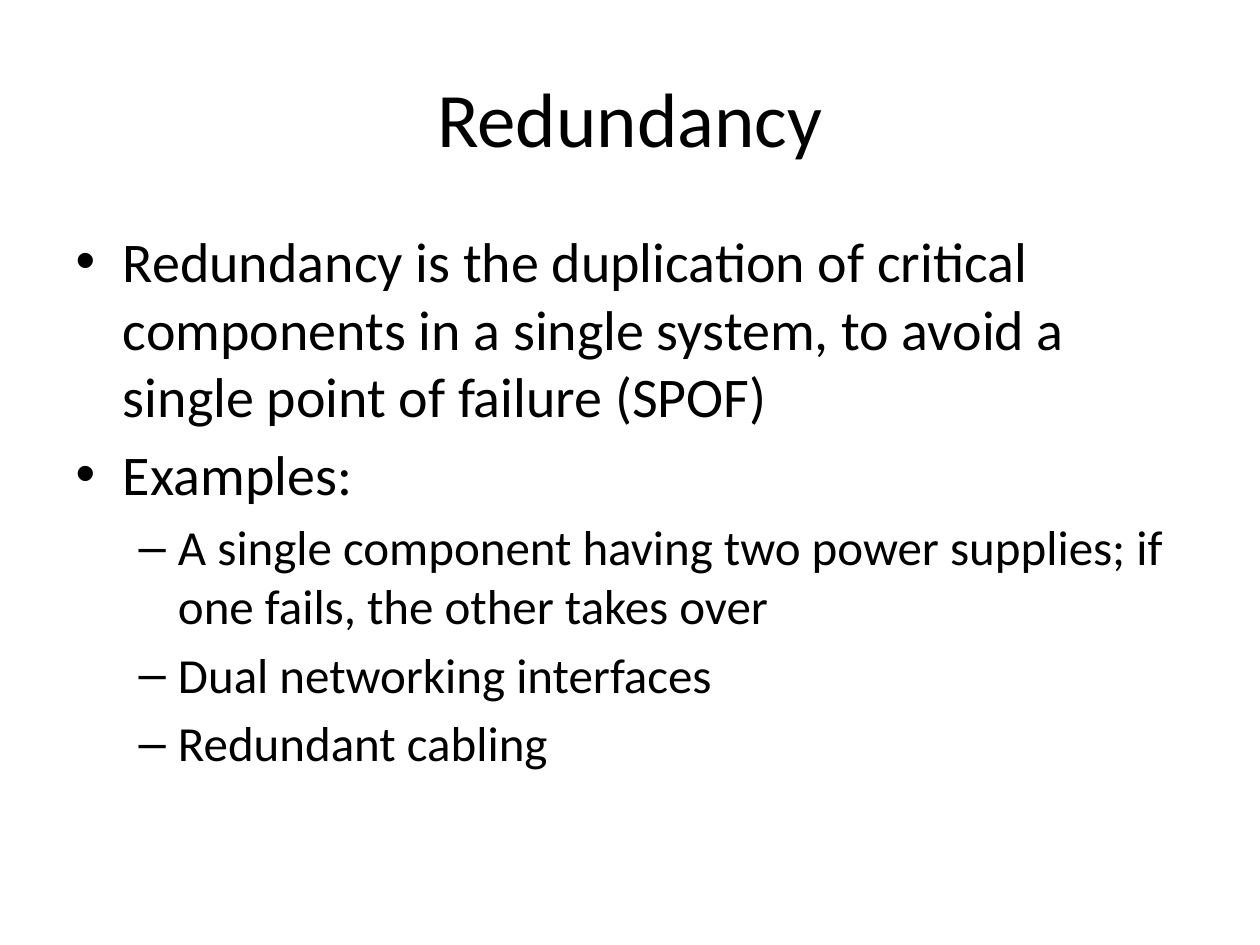
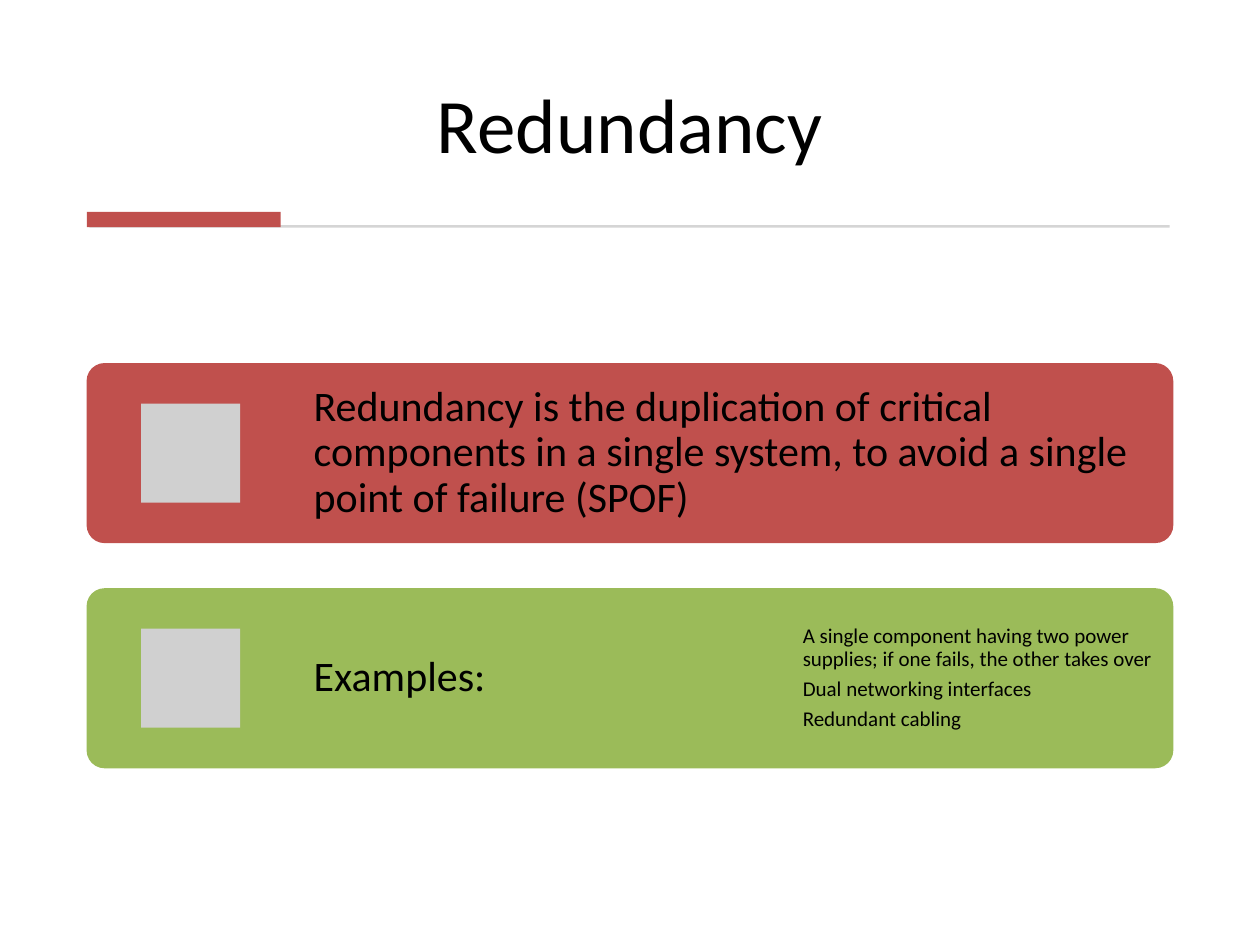
Before and after one commit to SannioEvolution/Material, a slide deck: slide 23 of 18 - Major Causes of Maintenance Problems- Infrastructure code smells.pptx (slide 21 before the commit). Drawn at 1260x945 pixels with LibreOffice and Linux fonts; fonts in the diff are those of the drawing; grey boxes stand for pictures. Boxes give left, top, right and bottom in pixels: in the first picture for what was removed or moved away, otherwise in the second. Text is boxed around its words. In the diff, an @@ line names an element or a change of style, - is before the commit and + after.

```diff
--- a/18 - Major Causes of Maintenance Problems- Infrastructure code smells.pptx
+++ b/18 - Major Causes of Maintenance Problems- Infrastructure code smells.pptx
@@ title "Redundancy" at (x1=437, y1=99, x2=822, y2=166): vertical alignment middle to bottom @@
@@ rectangle added at (x1=87, y1=212, x2=281, y2=227), fill #C0504D @@
@@ rectangle added at (x1=89, y1=226, x2=1169, y2=228), fill #D5D5D5 @@
@@ text removed at (x1=123, y1=243, x2=1162, y2=770) @@
-• Redundancy is the duplication of critical components in a single system, to avoid a single point of failure (SPOF)
-• Examples:
-  – A single component having two power supplies; if one fails, the other takes over
-  – Dual networking interfaces
-  – Redundant cabling
@@ group added at (x1=87, y1=363, x2=1173, y2=769): 3 texts, 2 rounded rectangles, 2 pictures @@
+Redundancy is the duplication of critical components in a single system, to avoid a single point of failure (SPOF)
+Examples:
+A single component having two power supplies; if one fails, the other takes over
+Dual networking interfaces
+Redundant cabling
```
Also in this commit, not shown: 13 other slides changed, 7 slides added, 1 other file.
